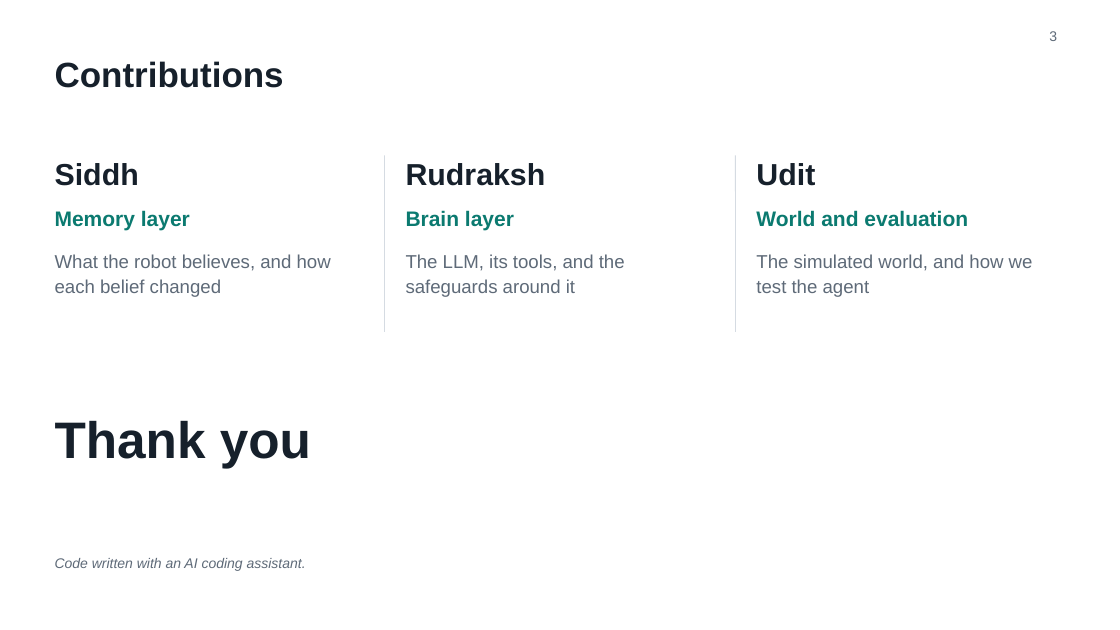
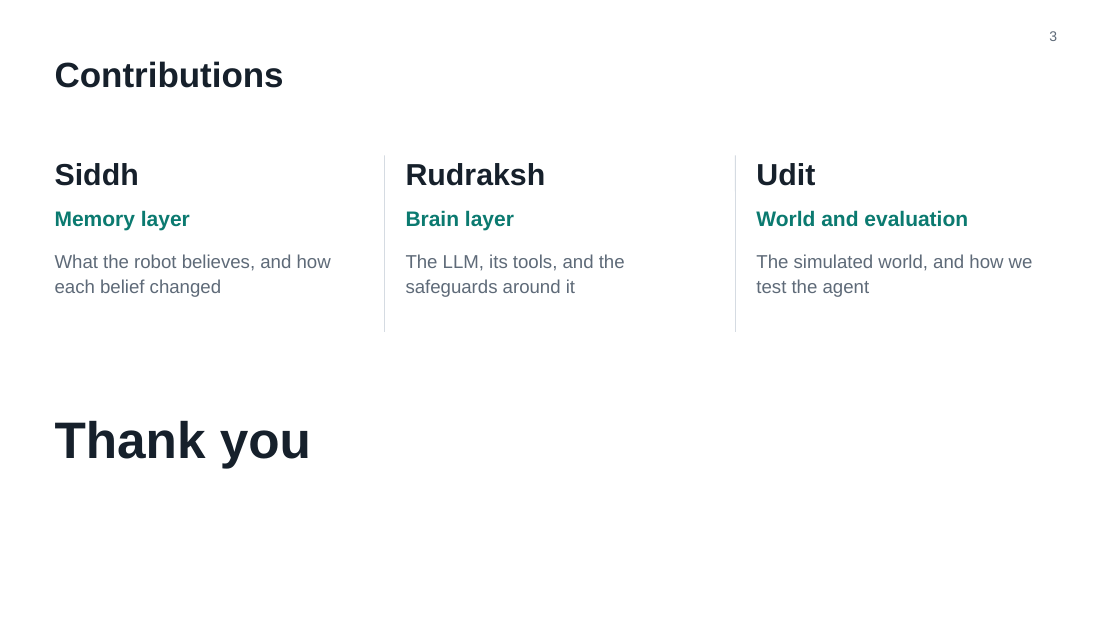
Before and after one commit to Sid-1806/I_Agent_AI_Project, a slide deck: slide 3 of I_Agent_FlashTalk.pptx. Drawn at 1120x630 pixels with LibreOffice and Linux fonts; fonts in the diff are those of the drawing. Boxes give left, top, right and bottom in pixels: in the first picture for what was removed or moved away, otherwise in the second. Text is boxed around its words. In the diff, an @@ line names an element or a change of style, - is before the commit and + after.

```diff
--- a/I_Agent_FlashTalk.pptx
+++ b/I_Agent_FlashTalk.pptx
@@ text removed at [55, 558, 306, 571] @@
-Code written with an AI coding assistant.
```
